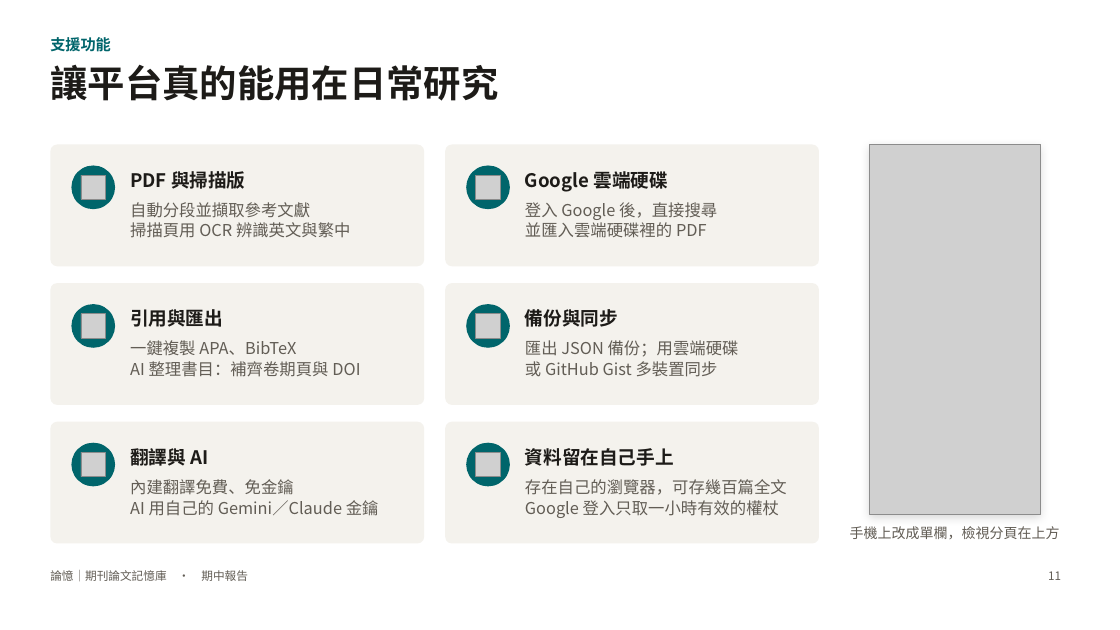
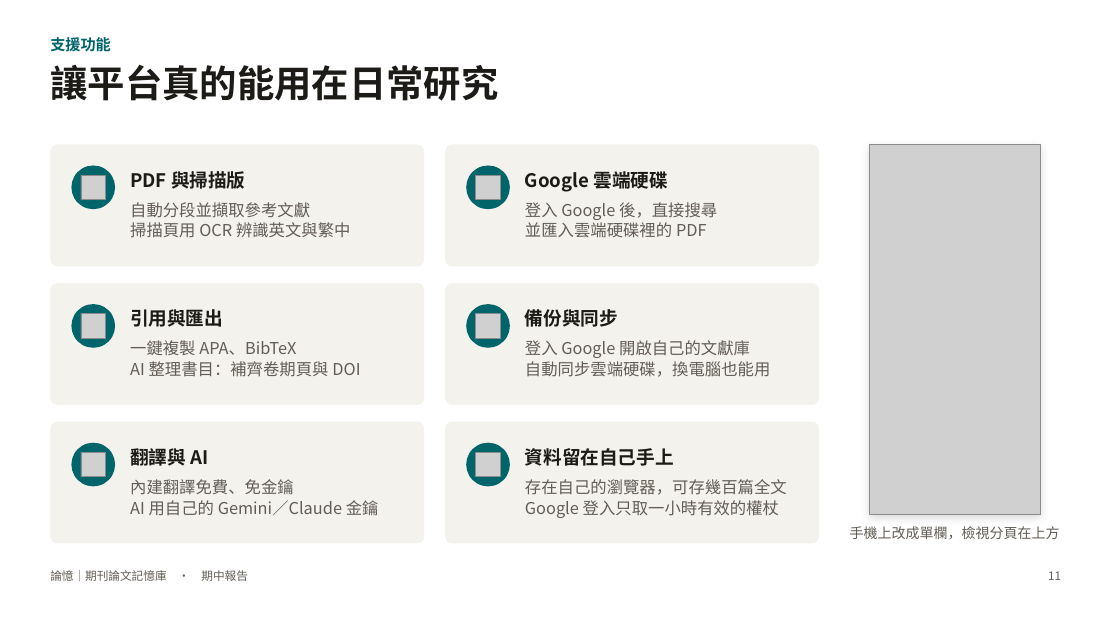
Before and after one commit to charleslin2003-prog/Journal-Article-Memory-Tool, a slide deck: slide 11 of docs/期中報告_論憶.pptx. Drawn at 1120x630 pixels with LibreOffice and Linux fonts; fonts in the diff are those of the drawing; grey boxes stand for pictures. Boxes give left, top, right and bottom in pixels: in the first picture for what was removed or moved away, otherwise in the second. Text is boxed around its words. In the diff, an @@ line names an element or a change of style, - is before the commit and + after.

```diff
--- a/docs/期中報告_論憶.pptx
+++ b/docs/期中報告_論憶.pptx
@@ text at (525,340,770,377): text changed @@
-匯出 JSON 備份；用雲端硬碟
-或 GitHub Gist 多裝置同步
+登入 Google 開啟自己的文獻庫
+自動同步雲端硬碟，換電腦也能用
```
Also in this commit, not shown: 5 other slides changed, 1 other file.
